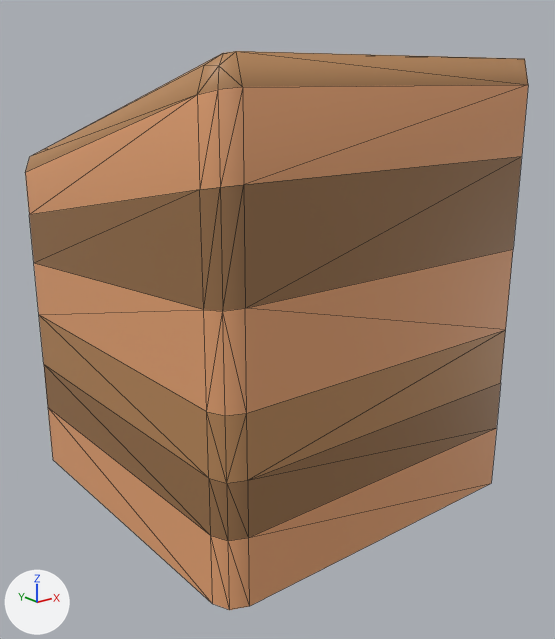
A saved change to the glTF model 3DModel/Ultimate Platformer Pack - Dec 2021/Modular Platforms/Slopes/Cube_Dirt_Corner_Tall_Slope01.glb.
Rendered twice from a 50 mm camera at (-2.7, -3.5, 1.4) aimed at (0.01, -0.11, 0.04). The lights are fixed; the arrows at lower left show +X, +Y and +Z. The picture after the commit comes second. Mesh edges are drawn as thin lines. Vertices at exactly the same position are counted once.

Names of what the first picture shows: 'Cube_Dirt_Corner_Tall'.
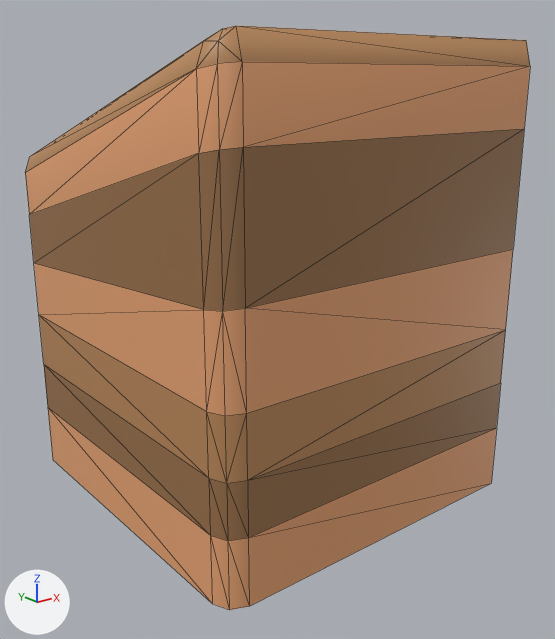
Boxes [x1, y1, x2, y2] around the edits, measured in the pictures (555 x 639 px; the box of a moved part takes in the faces that stretch with it):
'Cube_Dirt_Corner_Tall', reshaped: before [25, 51, 528, 610]; after [25, 26, 530, 610]
part 1 of me_cube_415, moved or reshaped: before [25, 51, 528, 311]; after [25, 26, 530, 311]

The change in detail:
me_cube_415 is used by ob_cube_dirt_corner_tall; location (0.0, 0.0, 0.0).
me_cube_415 had 44 vertices, 64 faces and spanned x -1.0..1.0, y -1.0..1.0, z -1.0..1.5.
me_cube_415 now has 44 vertices, 64 faces and spans x -1.0..1.0, y -1.0..1.0, z -1.0..1.59.
me_cube_415 part 1: all 14 vertices in x -1.0..1.0, y -1.0..-0.87, z 0.97..1.5 are scaled about their middle by (1, 1, 0.886), then moved by (0.0, 0.0, 0.11).
